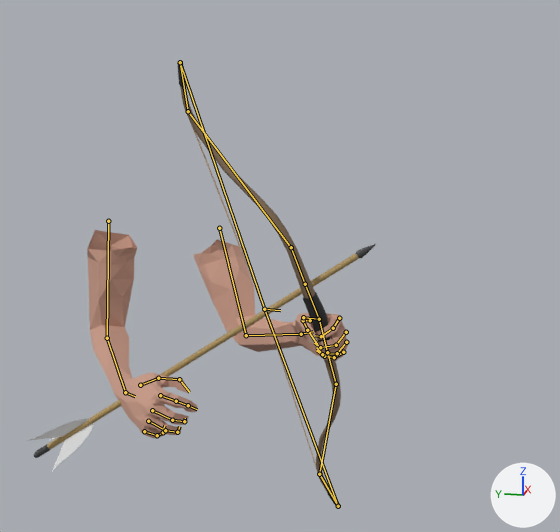
Renders of the Blender file ScoopsField/res/items/shortbow/shortbow_moveset.blend from each side of a commit.
Camera for both pictures: a 50 mm camera at (-1.51, -0.53, 0.19) aimed at (-0.05, -0.24, -0.18). The axes (+X, +Y, +Z) are drawn at lower right. The lights are the same throughout. The first picture is the older version. Both versions are drawn at frame 3 of the action 'attack1'; the numbers are the values there. The bones that change, and the others that lie on the model, are drawn over the model as lines.

Names of what the first picture shows: 'Arrow', 'Shortbow', 'Viewmodel'.
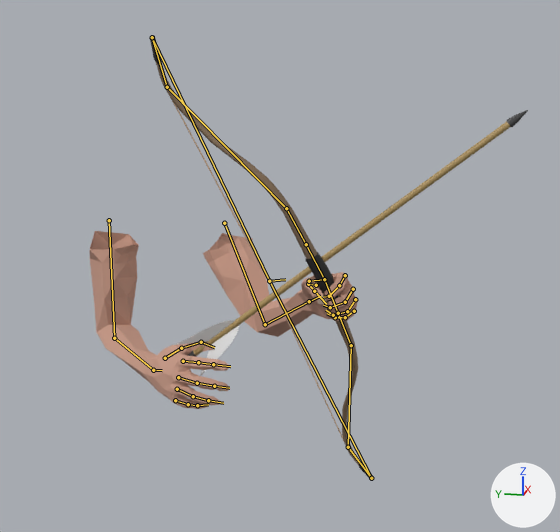
Where the change shows, as pixel boxes [x1, y1, x2, y2] in the pictures (560 x 532 px):
'Viewmodel', posed (14% shorter): before [87, 230, 349, 438]; after [90, 231, 358, 409]
'Shortbow', posed (36% wider): before [177, 61, 341, 508]; after [150, 36, 374, 480]
'Arrow', posed (17% taller): before [27, 244, 376, 472]; after [175, 110, 528, 376]
bone 'index_01_r', root to tip: before (160, 395) to (176, 401); after (183, 361) to (198, 362)
bone 'index_02_r', root to tip: before (176, 401) to (188, 405); after (198, 362) to (213, 364)
bone 'middle_01_r', root to tip: before (152, 410) to (172, 420); after (178, 377) to (197, 383)
bone 'middle_02_r', root to tip: before (172, 420) to (184, 421); after (197, 383) to (214, 386)
bone 'pinky_01_r', root to tip: before (144, 431) to (157, 435); after (175, 400) to (188, 404)
bone 'ring_01_r', root to tip: before (148, 421) to (165, 430); after (177, 389) to (193, 396)
bone 'ring_02_r', root to tip: before (165, 430) to (177, 432); after (193, 396) to (208, 400)
bone 'thumb_02_r', root to tip: before (158, 378) to (179, 379); after (181, 348) to (201, 342)

What changed in the scene script:
```text
Change bone_weapon_l:
    where bone_weapon_l = bpy.data.objects['Skeleton'].pose.bones['weapon_l']  # child of 'root'
    bone_weapon_l.location: (-0.104, -0.381, 0.311) -> (-0.046, -0.181, 0.113)
    bone_weapon_l.rotation_quaternion: (0.664, 0.355, 0.146, -0.609) -> (0.688, 0.308, 0.111, -0.59)  # degrees (24, 41, -76) -> degrees (22, 34, -74)
Change bone_index_01_r:
    where bone_index_01_r = bpy.data.objects['Skeleton'].pose.bones['index_01_r']  # child of 'hand_r'
    bone_index_01_r.rotation_quaternion: (0.88, 0.34, 0.0, 0.0) -> (0.911, 0.222, 0.0, 0.0)  # degrees (42, 0, 0) -> degrees (27, 0, 0)
Change bone_index_02_r:
    where bone_index_02_r = bpy.data.objects['Skeleton'].pose.bones['index_02_r']  # child of 'index_01_r'
    bone_index_02_r.rotation_quaternion: (0.927, -0.206, 0.0, 0.0) -> (0.916, -0.241, 0.0, 0.0)  # degrees (-25, 0, 0) -> degrees (-29, 0, 0)
Change bone_middle_01_r:
    where bone_middle_01_r = bpy.data.objects['Skeleton'].pose.bones['middle_01_r']  # child of 'hand_r'
    bone_middle_01_r.rotation_quaternion: (0.937, 0.274, 0.0, 0.0) -> (0.964, 0.132, 0.0, 0.0)  # degrees (33, 0, 0) -> degrees (16, 0, 0)
Change bone_middle_02_r:
    where bone_middle_02_r = bpy.data.objects['Skeleton'].pose.bones['middle_02_r']  # child of 'middle_01_r'
    bone_middle_02_r.rotation_quaternion: (0.993, 0.093, 0.0, 0.0) -> (0.99, 0.057, 0.0, 0.0)  # degrees (11, 0, 0) -> degrees (7, 0, 0)
Change bone_pinky_01_r:
    where bone_pinky_01_r = bpy.data.objects['Skeleton'].pose.bones['pinky_01_r']  # child of 'hand_r'
    bone_pinky_01_r.rotation_quaternion: (0.876, 0.44, 0.0, 0.0) -> (0.929, 0.301, 0.0, 0.0)  # degrees (53, 0, 0) -> degrees (36, 0, 0)
Change bone_ring_01_r:
    where bone_ring_01_r = bpy.data.objects['Skeleton'].pose.bones['ring_01_r']  # child of 'hand_r'
    bone_ring_01_r.rotation_quaternion: (0.92, 0.299, 0.0, 0.0) -> (0.953, 0.153, 0.0, 0.0)  # degrees (36, 0, 0) -> degrees (18, 0, 0)
Change bone_ring_02_r:
    where bone_ring_02_r = bpy.data.objects['Skeleton'].pose.bones['ring_02_r']  # child of 'ring_01_r'
    bone_ring_02_r.rotation_quaternion: (1.0, 0.0, 0.0, 0.0) -> (0.994, -0.026, 0.0, 0.0)  # degrees (0, 0, 0) -> degrees (-3, 0, 0)
Change bone_thumb_02_r:
    where bone_thumb_02_r = bpy.data.objects['Skeleton'].pose.bones['thumb_02_r']  # child of 'thumb_01_r'
    bone_thumb_02_r.rotation_quaternion: (0.972, 0.195, 0.0, 0.0) -> (0.98, 0.129, 0.0, 0.0)  # degrees (23, 0, 0) -> degrees (15, 0, 0)
Change bone_weapon_r:
    where bone_weapon_r = bpy.data.objects['Skeleton'].pose.bones['weapon_r']  # child of 'root'
    bone_weapon_r.location: (-0.225, -0.227, 0.344) -> (-0.221, -0.156, 0.352)
    bone_weapon_r.rotation_quaternion: (0.833, -0.174, 0.515, 0.041) -> (0.809, -0.223, 0.525, -0.002)  # degrees (-32, 62, -14) -> degrees (-48, 60, -29)
Change bone_hand_ik_r:
    where bone_hand_ik_r = bpy.data.objects['Skeleton'].pose.bones['hand_ik_r']  # child of 'root'
    bone_hand_ik_r.location: (0.108, -0.393, 0.507) -> (0.125, -0.365, 0.52)
    bone_hand_ik_r.rotation_quaternion: (0.801, -0.519, 0.177, 0.016) -> (0.789, -0.549, 0.179, -0.022)  # degrees (-68, 19, -10) -> degrees (-72, 16, -14)
```
